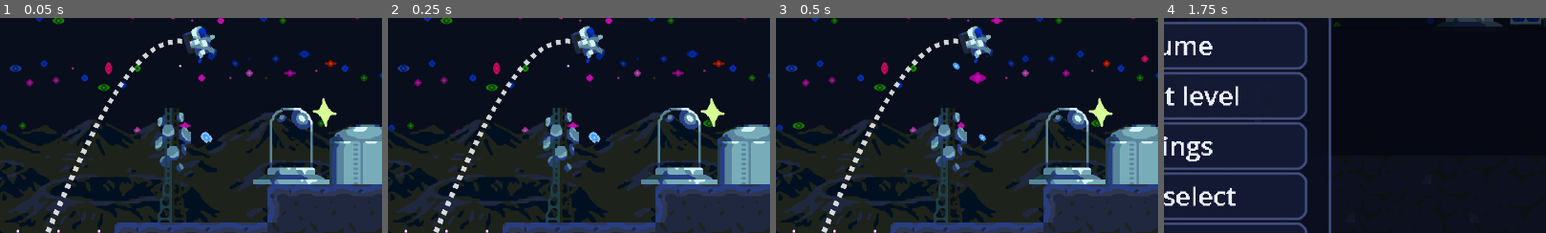
Above: before the commit, frames 1-4 (left to right).
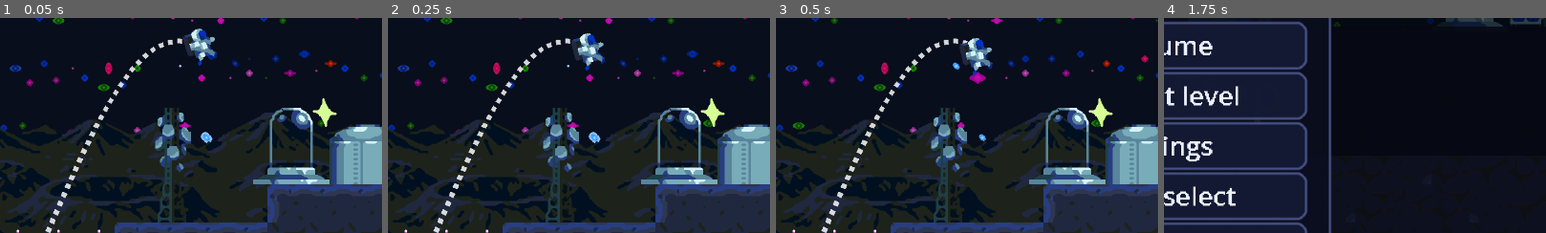
Above: after the commit, the same moments.

Repository: gab0yan/moonbounce
Game: Godot game, scene res://scenes/main_menu.tscn
The game is run twice, just before and just after one commit, with the same random seed, the same clock (stepped at 60 frames per second) and the same inputs.
Inputs (mouse positions are % of the whole screen's width and height, from its top left):
- Up to frame 1 (0.05 s): no input
- Up to frame 2 (0.25 s): no input
- Up to frame 3 (0.5 s): no input
- Up to frame 4 (1.75 s): click "Play" at 0.5 s; click (96, 7) at 1.25 s
The pictures show only the part of the screen within x 50-100%, y 32-82%; the shares and areas given below are measured in that part.

The runs differ from the first frame. In frame 1, 0.7% of the frame differs, in the area x 47-57%, y 3-23%; in frame 2, 1.0%; in frame 3, 1.2%, in the area x 47-57%, y 3-27%; in frame 4, nothing differs.

Commit message:
Main menu animations

Diff:
--- /dev/null
+++ b/scenes/astronaut.gd
@@ -0,0 +1,22 @@
+extends Sprite2D
+
+@export var float_amplitude: float = 5.0
+@export var float_speed: float = 3.0
+
+@export var rotation_amplitude: float = 5.0
+@export var rotation_speed: float = 2.5
+
+var start_position: Vector2
+var start_rotation: float
+var time: float = 0.0
+
+func _ready():
+	start_position = position
+	start_rotation = rotation
+
+func _process(delta):
+	time += delta
+
+	position.y = start_position.y + sin(time * float_speed) * float_amplitude
+
+	rotation = start_rotation + sin(time * rotation_speed) * deg_to_rad(rotation_amplitude)
--- a/scenes/main_menu.tscn
+++ b/scenes/main_menu.tscn
@@ -1,7 +1,6 @@
 [gd_scene format=4 uid="uid://b1n6uifeovfca"]
 
 [ext_resource type="Script" uid="uid://cvk1ik0w7e737" path="res://scripts/main_menu.gd" id="1_1ajci"]
-[ext_resource type="Texture2D" uid="uid://bdiylqipvr2sd" path="res://assets/backgrounds/stars.png" id="1_stars"]
 [ext_resource type="Texture2D" uid="uid://4b8nns6mm8qk" path="res://assets/props/earth.png" id="2_earth"]
 [ext_resource type="Texture2D" uid="uid://c4qh5wy5bw7kh" path="res://assets/backgrounds/moon_surface_layer1.png" id="3_layer1"]
 [ext_resource type="Texture2D" uid="uid://o0c8q1s8ekmg" path="res://assets/backgrounds/moon_surface_layer2.png" id="4_layer2"]
@@ -14,11 +13,12 @@
 [ext_resource type="Texture2D" uid="uid://bav1f6ufxrbm8" path="res://assets/sprites/player/astronaut_body.png" id="11_body"]
 [ext_resource type="Texture2D" uid="uid://dvfsb3kcwuoxb" path="res://assets/sprites/player/astronaut_jump.png" id="12_jump"]
 [ext_resource type="Texture2D" uid="uid://dmp7tledkmup5" path="res://assets/ui/dash.png" id="13_dash"]
-[ext_resource type="Script" path="res://scripts/star_field.gd" id="90_star_field"]
+[ext_resource type="Script" uid="uid://qjjakk7cgq3c" path="res://scenes/astronaut.gd" id="15_7b55j"]
+[ext_resource type="Script" uid="uid://bc3cfuwnpmeoa" path="res://scripts/star_field.gd" id="90_star_field"]
 
 [sub_resource type="TileSetAtlasSource" id="TileSetAtlasSource_moon"]
+texture = ExtResource("5_moon")
 texture_region_size = Vector2i(64, 64)
-texture = ExtResource("5_moon")
 0:0/0 = 0
 1:0/0 = 0
 2:0/0 = 0
@@ -215,12 +215,13 @@
 texture_mode = 1
 
 [node name="Astronaut" type="Sprite2D" parent="Scene" unique_id=1651660090]
-scale = Vector2(0.25, 0.25)
 position = Vector2(244, 70)
 rotation = -0.314
+scale = Vector2(0.25, 0.25)
 texture = ExtResource("12_jump")
 hframes = 5
 frame = 1
+script = ExtResource("15_7b55j")
 
 [node name="UI" type="Control" parent="." unique_id=578186796]
 layout_mode = 1
Not shown, added: scenes/astronaut.gd.uid
Not shown: 2 places in scenes/main_menu.tscn that only renumber resources
